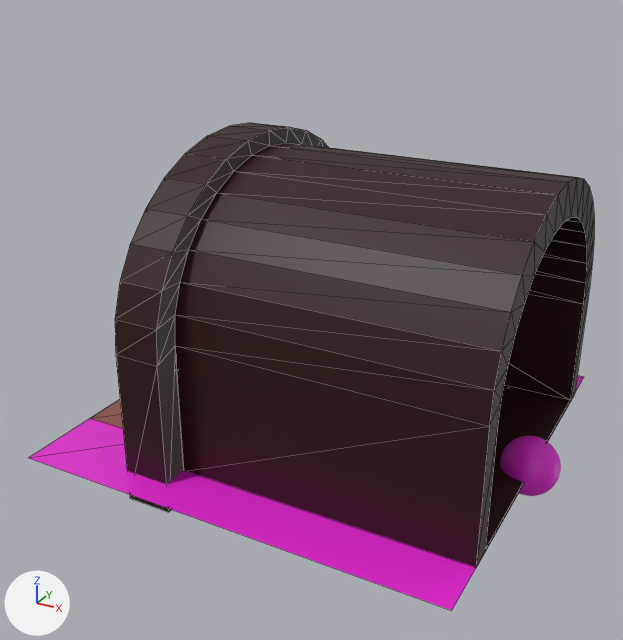
Before and after pictures for a commit that changed the glTF model res/models/placement/airlock/airlock.gltf.
Camera for both pictures: a 50 mm lens placed at (1.7, -3.28, 2.12), pointed at (-0.02, -0.15, 0.55). Arrows for +X, +Y and +Z are at lower left; the lights stay in place. The picture after the commit comes second. Mesh edges are drawn as thin lines on the coarser meshes. Where no turn or scale is listed for an object, it has been applied to the vertices.

The first picture shows '%P%AnchorIn', '%P%Footprint', 'Cylinder.004', 'Plane.002'.
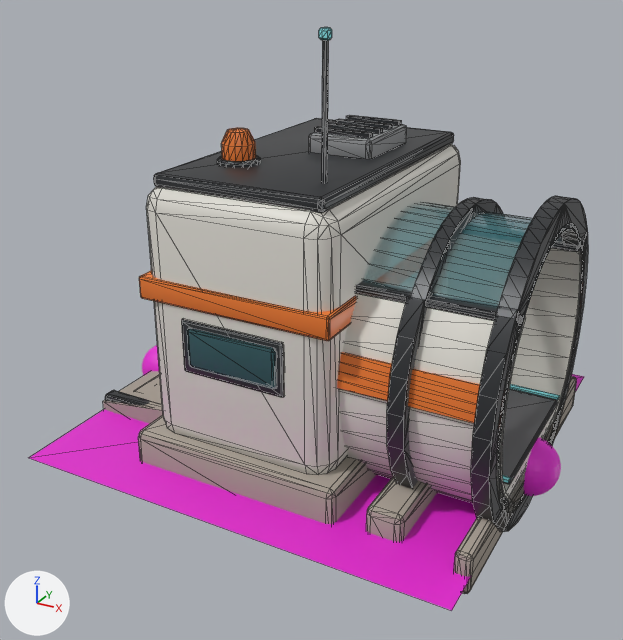
The edits, one by one:
Material 'Frame_Graphite' (mat_frame_graphite) is new.
Its base color is (0.035, 0.038, 0.042) (dark grey #35373a).
Its metallic is 0.3.
Its roughness is 0.4.
Material 'Hull_Grey' (mat_hull_grey) is new.
Its base color is (0.3, 0.31, 0.32) (grey #959799).
Its roughness is 0.55.
Material 'Floor_Deck' (mat_floor_deck) is new.
Its base color is (0.16, 0.16, 0.17) (grey #6f6f73).
Its metallic is 0.1.
Its roughness is 0.65.
Material 'Glass_Teal' (mat_glass_teal) is new.
Its base color is (0.08, 0.3, 0.34) (cyan #50959e).
Its roughness is 0.05.
Its alpha is 0.3.
Material 'Hazard_Yellow' (mat_hazard_yellow) is new.
Its base color is (0.85, 0.55, 0.02) (yellow #edc427).
Material 'Light_Cyan' (mat_light_cyan) is new.
Its base color is (0.3, 0.95, 1.0) (cyan #95f9ff).
Its roughness is 0.25.
Material 'Accent_Orange' (mat_accent_orange) is new.
Its base color is (0.85, 0.2, 0.03) (orange #ed7c30).
Its roughness is 0.4.
Material 'Concrete' (mat_concrete) is new.
Its base color is (0.4, 0.35, 0.3) (grey #aaa095).
Its roughness is 0.9.
Material 'Hull_White' (mat_hull_white) is new.
Its base color is (0.74, 0.72, 0.66) (light grey #dfddd4).
Its roughness is 0.45.
Mesh me_airlock is new.
It has 2040 vertices, 3844 faces and spans x -1.0..1.0, y -0.81..0.81, z -0.2..1.84.
It uses material mat_hull_white (light grey #dfddd4).
It uses material mat_accent_orange (orange #ed7c30).
It uses material mat_floor_deck (grey #6f6f73).
It uses material mat_light_cyan (cyan #95f9ff).
It uses material mat_frame_graphite (dark grey #35373a).
It uses material mat_concrete (grey #aaa095).
It uses material mat_hull_grey (grey #959799).
It uses material mat_hazard_yellow (yellow #edc427).
It uses material mat_glass_teal (cyan #50959e).
Object 'Cylinder.004' (ob_cylinder_004) is deleted.
Object 'Plane.002' (ob_plane_002) is deleted.
Object 'Airlock' (ob_airlock) is new; it shows me_airlock.
Its location is (0.0, 0.0, 0.0).

What differs and where, as boxes [x1, y1, x2, y2] in the pictures (623 x 640 px):
'Cylinder.004', deleted
    before: [115, 123, 594, 568]
'Airlock', added
    after: [103, 27, 588, 594]
    faces in mat_hull_white (light grey #dfddd4): [146, 144, 584, 513]
    faces in mat_frame_graphite (dark grey #35373a): [105, 40, 588, 532]
    faces in mat_concrete (grey #aaa095): [103, 371, 577, 594]
    faces in mat_glass_teal (cyan #50959e): [187, 202, 582, 389]
    faces in mat_accent_orange (orange #ed7c30): [139, 128, 583, 429]
'Plane.002', deleted (brown)
    before: [92, 400, 123, 428]
